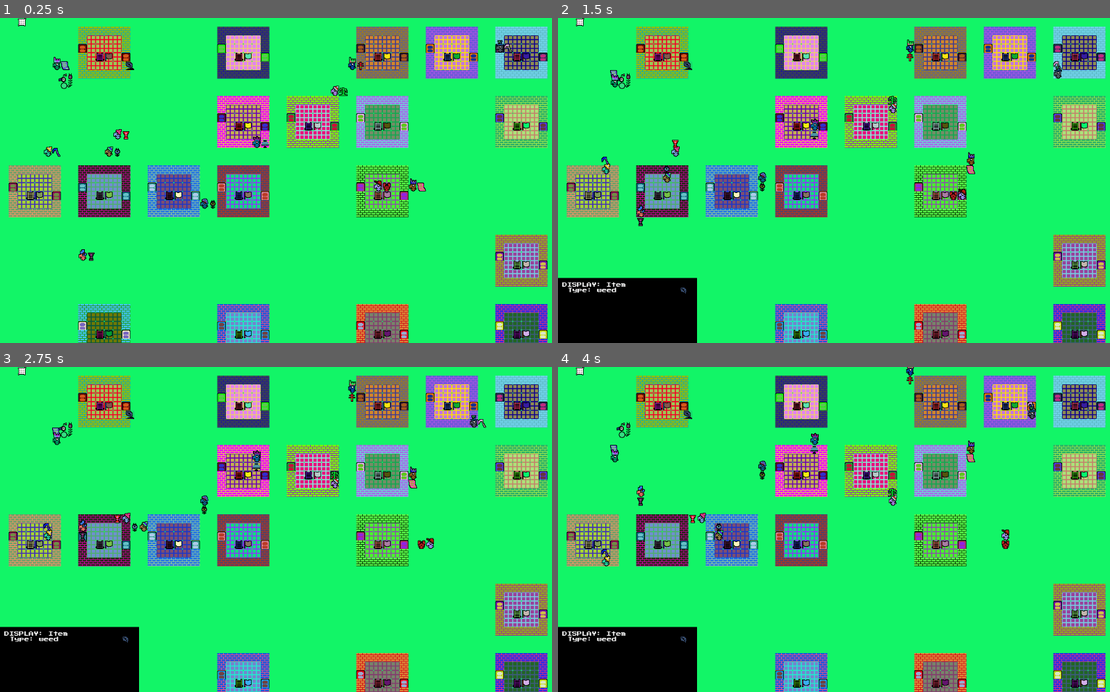
Above: before the commit, frames 1-4 (two rows, left to right).
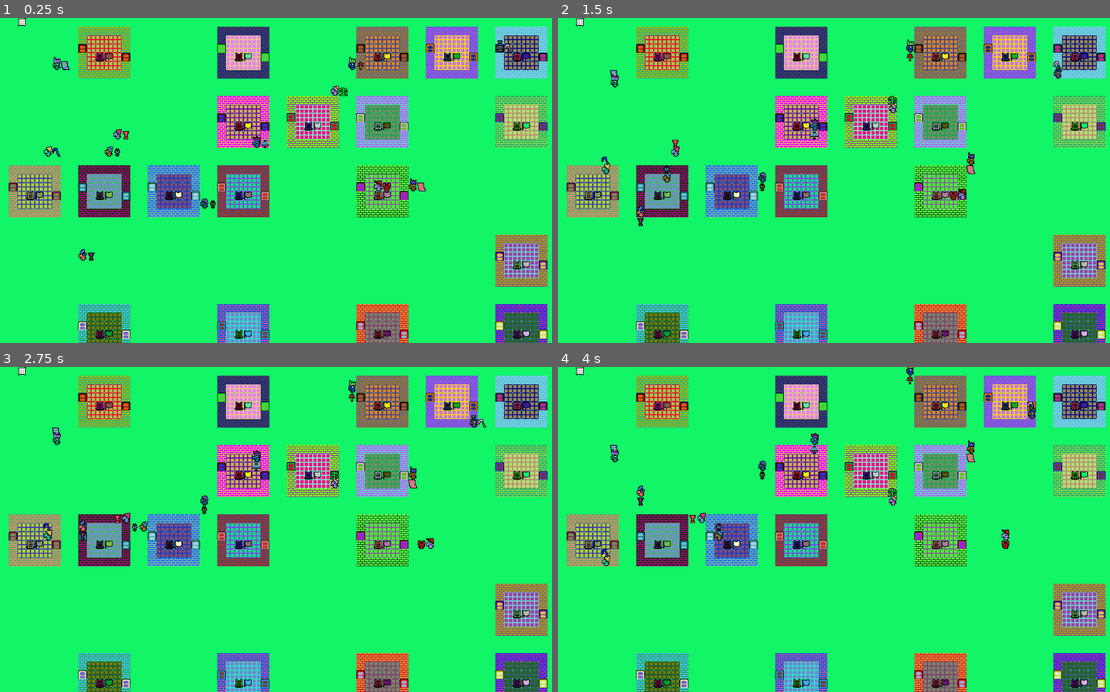
Above: after the commit, the same moments.

Repository: medmaster0/RogueCiv
Game: Godot game, scene res://Game.tscn
Two runs of this game, one before a commit and one after it. Both use one fixed random seed, a clock stepped at 60 frames per second and the inputs below.
Inputs (mouse positions are in pixels of both pictures, inside the frame that each line leads up to):
- Up to frame 1 (0.25 s): no input
- Up to frame 2 (1.5 s): click (684, 66) at 0.52 s; click (684, 66) at 1.27 s
- Up to frame 3 (2.75 s): click (126, 415) at 2.02 s
- Up to frame 4 (4 s): no input

The runs differ from the first frame. In frame 1, 0.1% of the frame differs, in the area x 10-25%, y 13-22%; in frame 2, 5.1%; in frame 3, 5.1%; in frame 4, 5.1%, in the area x 0-26%, y 13-100%.

Commit message:
added function that checks if any of a list of items is on tile

Diff:
--- a/Game.gd
+++ b/Game.gd
@@ -146,7 +146,7 @@
 	pass
 
 	#DEBUG, check the items
-	print( MedAlgo.is_tile_index_at(map_buildings,102,1,1,0) )
+	print( MedAlgo.are_tile_indices_at(map_buildings,[102,101],2,2,0) )
 
 func _process(delta):
 	# Called every frame. Delta is time since last frame.
--- a/Game.tscn
+++ b/Game.tscn
@@ -8,7 +8,6 @@
 [ext_resource path="res://Tiles/blank.png" type="Texture" id=6]
 [ext_resource path="res://InterfaceWindows/CreatureDisplay.tscn" type="PackedScene" id=7]
 [ext_resource path="res://InterfaceWindows/ItemDisplay.tscn" type="PackedScene" id=8]
-[ext_resource path="res://Scenes/Pheasant.tscn" type="PackedScene" id=9]
 
 [node name="Game" type="Node"]
 script = ExtResource( 1 )
@@ -35,9 +34,3 @@
 [node name="ItemDisplay" parent="." instance=ExtResource( 8 )]
 visible = false
 position = Vector2( 0, 480 )
-
-[node name="Item" parent="." instance=ExtResource( 3 )]
-position = Vector2( 230.667, 80 )
-
-[node name="Pheasant" parent="." instance=ExtResource( 9 )]
-position = Vector2( 108, 115.111 )
--- a/Scripts/MedAlgo.gd
+++ b/Scripts/MedAlgo.gd
@@ -302,6 +302,7 @@
 	return(false)
 #END A STAR SEARCH AFFILIATED FUNCTIONS
 
+#############################################################
 #### Here Be some RogueCiv Search functions
 #These functions can search through 3D lists -> item_array[x coord][y coord][z coord] = [list of items]
 
@@ -315,7 +316,17 @@
 	#If made it to end, no match
 	return(false)
 
+#Utility Function that can check if multiple tile indices are at a coord
+# (The same as above but with a list of tile_indices
+func are_tile_indices_at(item_list, tile_indices, xcoord, ycoord, zcoord):
+	for tile_index in tile_indices:
+		if is_tile_index_at(item_list,tile_index,xcoord,ycoord,zcoord)==true:
+			return(true)
+	#If got to here, no match
+	return(false)
+
 #33333 END ROGUE CIV FUNCTIONS
+############################################################################
 
 #NEED TO MODIFY FOR ALCHEMY!!!!
 #POSSIBLY GENERAL USE??? LETS SEE ONCE IMPLEMENTED SINCE IM WRITING THIS BEFORE
Not shown: 1 places in Game.tscn that only renumber resources
